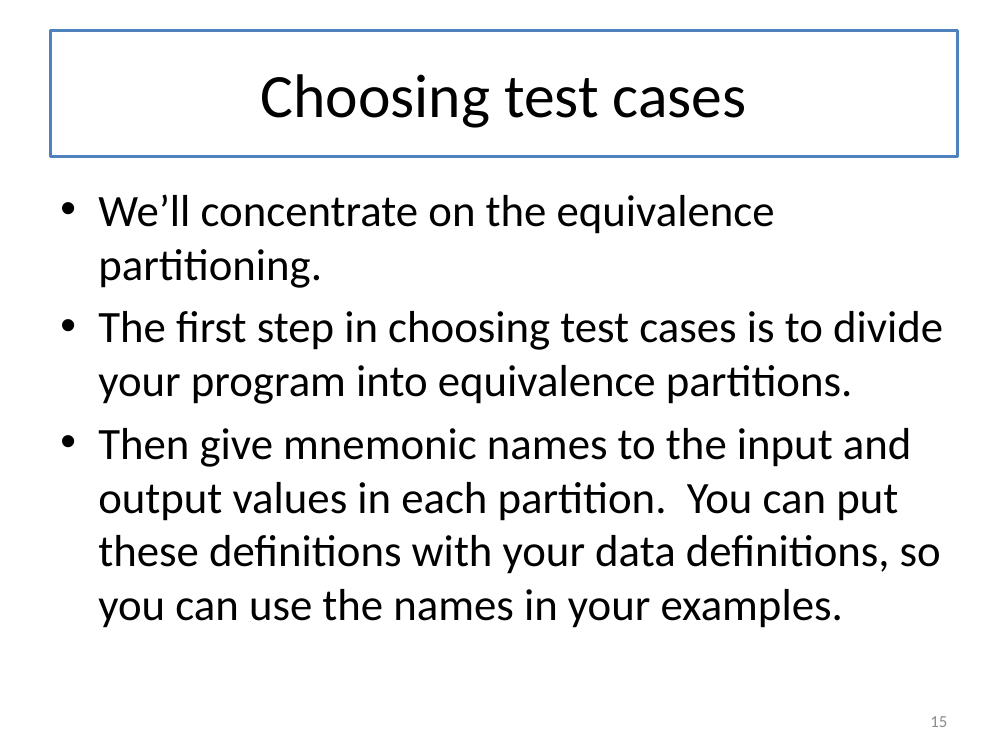
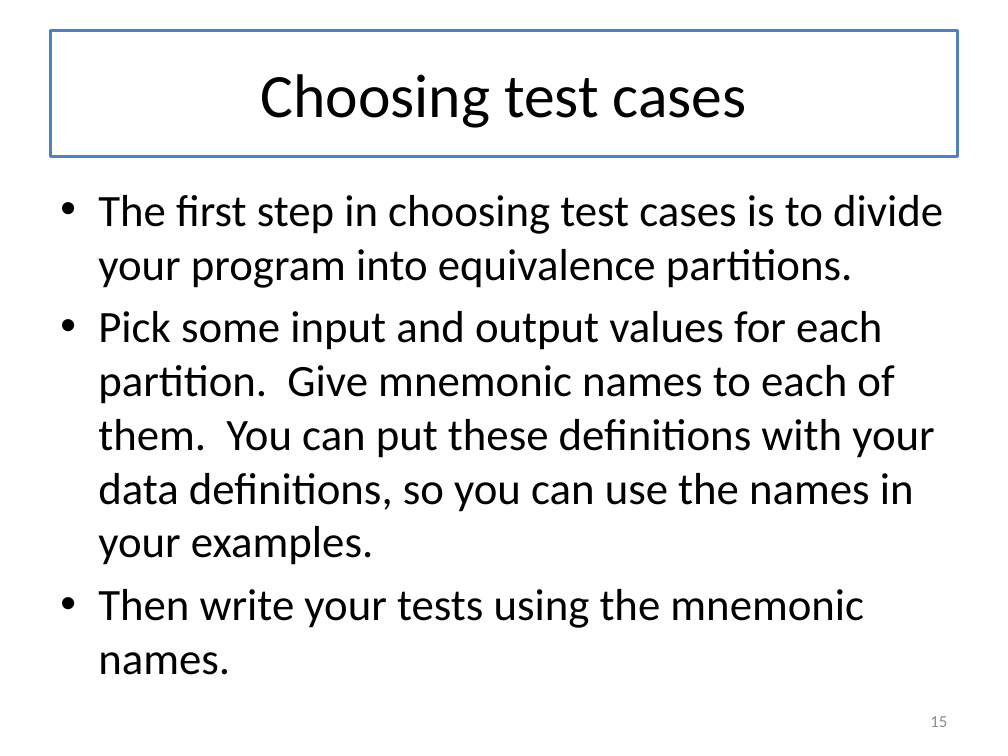
Before and after one commit to mwand/cs5010f16, a slide deck: slide 15 of Slides/Lesson 2.4 Testing.pptx. Drawn at 1008x756 pixels with LibreOffice and Linux fonts; fonts in the diff are those of the drawing. Boxes give left, top, right and bottom in pixels: in the first picture for what was removed or moved away, otherwise in the second. Text is boxed around its words. In the diff, an @@ line names an element or a change of style, - is before the commit and + after.

```diff
--- a/Slides/Lesson 2.4 Testing.pptx
+++ b/Slides/Lesson 2.4 Testing.pptx
@@ text at <box>98,194,775,288</box>: paragraph removed @@
-• We’ll concentrate on the equivalence partitioning.
@@ text at <box>98,311,934,675</box>: text changed @@
-• Then give mnemonic names to the input and output values in each partition. You can put these definitions with your data definitions, so you can use the names in your examples.
+• Pick some input and output values for each partition. Give mnemonic names to each of them. You can put these definitions with your data definitions, so you can use the names in your examples.
+• Then write your tests using the mnemonic names.
```
Also in this commit, not shown: 10 other slides changed, 6 slides added, 6 slides removed, 4 other files.
